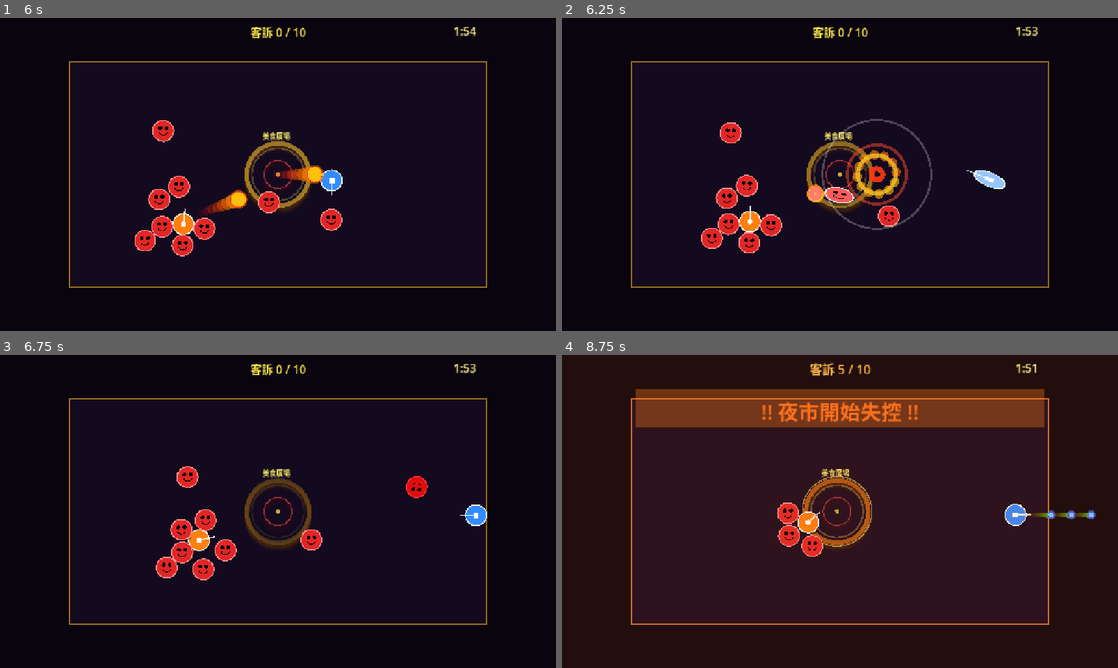
Above: before the commit, frames 1-4 (two rows, left to right).
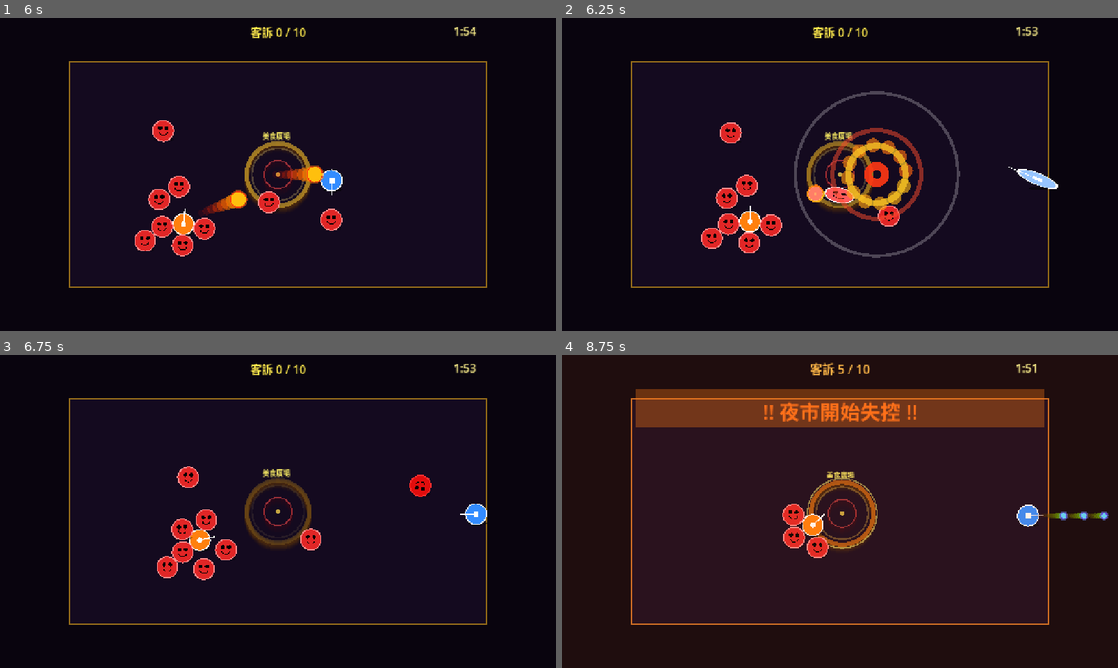
Above: after the commit, the same moments.

Repository: WatsonChen/chaotic-night-market-v2
Game: Godot game, scene res://scenes/main.tscn
Two runs of this game, one before a commit and one after it. Both use one fixed random seed, a clock stepped at 60 frames per second and the inputs below.
Inputs (mouse positions are in pixels of both pictures, inside the frame that each line leads up to):
- Up to frame 1 (6 s): tap Enter at 0.5 s; move the mouse to (400, 158) at 0.52 s; press the mouse at (400, 158) at 0.53 s; hold D (p1_right) 0.53-1.28 s; move the mouse to (166, 190) at 1.27 s; release the mouse at (166, 190) at 1.28 s; hold S (p1_down) 1.28-2.03 s; tap K (p2_down) at 1.35, 5.85 s; move the mouse to (333, 105) at 2.02 s; hold D (p1_right) 2.03-2.78 s; hold J (p2_left) 2.03-2.78 s; move the mouse to (250, 237) at 2.77 s; hold W (p1_up) 2.78-3.53 s; tap L (p2_right) at 2.85 s; move the mouse to (444, 221) at 3.52 s; hold Space (p2_shoot) 3.53-4.28 s; hold A (p1_left) 3.53-5.03 s; move the mouse to (111, 127) at 4.27 s; tap I (p2_up) at 4.35 s; move the mouse to (305, 174) at 5.02 s; press the mouse at (305, 174) at 5.03 s; hold S (p1_down) 5.03-5.78 s; move the mouse to (194, 96) at 5.77 s; release the mouse at (194, 96) at 5.78 s; hold D (p1_right) from 5.78 s (still down)
- Up to frame 2 (6.25 s): keep holding D (p1_right)
- Up to frame 3 (6.75 s): move the mouse to (400, 495) at 6.52 s; release D (p1_right) at 6.53 s; hold W (p1_up) from 6.53 s (still down); hold J (p2_left) from 6.53 s (still down)
- Up to frame 4 (8.75 s): move the mouse to (728, 527) at 7.27 s; release W (p1_up) at 7.28 s; release J (p2_left) at 7.28 s; hold D (p1_right) 7.28-8.03 s; tap L (p2_right) at 7.35 s; move the mouse to (895, 442) at 8.02 s; hold S (p1_down) from 8.03 s (still down); hold Space (p2_shoot) from 8.03 s (still down)

Frame 1 is identical in both runs. In frame 2, 4.1% of the frame differs, in the area x 41-90%, y 23-77%; in frame 3, 0.6%; in frame 4, 3.2%.

Commit message:
放大：Friendly Fire 後果與連鎖物理，讓誤傷更誇張
Co-Authored-By: Claude Sonnet 4.6 <noreply@anthropic.com>

Diff:
--- a/scripts/enemy.gd
+++ b/scripts/enemy.gd
@@ -32,11 +32,14 @@
 const SEP_FORCE         = 120.0
 
 # ── 擊飛參數（快速調整區）────────────────────────
-const FLY_DECEL          = 1.3    # ↓ 2.2 → 1.3：減速更慢，飛得更遠
-const FLY_STOP_THRESH    = 38.0   # ↓ 60 → 38：速度更低才停下
-const CHAIN_TOUCH_DIST   = RADIUS * 2.0 + 8.0   # 56px
-const CHAIN_SPEED_RATIO  = 0.72   # ↑ 0.62 → 0.72：連鎖保留更多速度
-const CHAIN_PLAYER_FORCE = 540.0  # ↑ 380 → 540：連鎖更用力推玩家
+const FLY_DECEL        = 1.3    # ↓ 2.2 → 1.3：減速更慢，飛得更遠
+const FLY_STOP_THRESH  = 38.0   # ↓ 60 → 38：速度更低才停下
+const CHAIN_TOUCH_DIST = RADIUS * 2.0 + 8.0   # 56px
+
+# ── 連鎖碰撞參數（export 可在 Inspector 即時調整）──
+@export_group("Chain Collision")
+@export var chain_speed_ratio  : float = 0.84   # ↑ 0.72 → 0.84：每跳保留更多速度，鏈更長
+@export var chain_player_ratio : float = 0.80   # NEW：敵人飛行速度 × 比例 → 玩家擊退力（速度越快推越狠）
 
 # ── 混亂移動參數 ─────────────────────────────────
 const CHAOS_SPEED        = 130.0  # 混亂狀態移動速度（px/s）
@@ -161,14 +164,15 @@
 			continue
 		if global_position.distance_to(other.global_position) < CHAIN_TOUCH_DIST:
 			_chain_hit_bodies.append(other)
-			other.take_hit(_hit_vel.normalized(), _hit_vel.length() * CHAIN_SPEED_RATIO)
+			other.take_hit(_hit_vel.normalized(), _hit_vel.length() * chain_speed_ratio)
 
 	for player in get_tree().get_nodes_in_group("players"):
 		if _chain_hit_bodies.has(player):
 			continue
 		if global_position.distance_to(player.global_position) < RADIUS + 24.0 + 8.0:
 			_chain_hit_bodies.append(player)
-			player.apply_knockback(_hit_vel.normalized(), CHAIN_PLAYER_FORCE)
+			# 速度比例：飛得越快推玩家越狠（不再固定值）
+			player.apply_knockback(_hit_vel.normalized(), _hit_vel.length() * chain_player_ratio)
 
 
 # ── 淡出消失（速度停下後才呼叫）────────────────────
--- a/scripts/player.gd
+++ b/scripts/player.gd
@@ -25,7 +25,6 @@
 const SPEED           = 200.0
 const RADIUS          = 24.0
 const KNOCKBACK_DECAY = 3.8   # ↓ 從 6.5 降低：衰減更慢，飛得更遠
-const KNOCKBACK_MAX   = 2800.0
 const PUSH_DECAY      = 5.0
 const PUSH_MAX        = 280.0
 const STUN_DURATION   = 0.38
@@ -69,6 +68,20 @@
 #   友火擊退力   2200 / 850  = 2.6×   ← P2 burst×3 可追上
 #   子彈半徑     18.0 / 7.0  = 2.6×   ← P1 碰撞面積大
 
+# ── Friendly Fire 放大參數 ────────────────────────
+@export_group("Friendly Fire")
+@export var ff_knockback_multiplier  : float   = 1.5    # ← 友火擊退力乘數（1.5 = +50%）
+@export var knockback_max            : float   = 4500.0 # ← 擊退速度上限（需 ≥ P1 knockback × multiplier）
+@export var ff_hit_stop_frames       : int     = 5      # ← 友火 hit stop 幀數（60fps×5 ≈ 0.08s）
+@export var ff_effect_scale          : float   = 1.5    # ← 友火爆炸特效倍率（150%）
+@export var ff_squash_x              : float   = 2.65   # ← 命中壓扁 X（越大越扁）
+@export var ff_squash_y              : float   = 0.18   # ← 命中壓扁 Y（越小越扁）
+@export var ff_stretch_x             : float   = 0.38   # ← 彈回拉伸 X（越小越細）
+@export var ff_stretch_y             : float   = 2.15   # ← 彈回拉伸 Y（越大越長）
+@export var ff_knockback_hit_thresh  : float   = 350.0  # ← 擊退速度超過此值才偵測碰撞（px/s）
+@export var ff_chain_enemy_ratio     : float   = 0.55   # ← 被擊退玩家撞飛敵人的速度比
+@export var ff_chain_player_ratio    : float   = 0.72   # ← 被擊退玩家撞飛隊友的速度比
+
 # ── 中央壓力區（Pressure Zone）─────────────────────
 # 數值由 main.gd 透過 zone_complaint_count 更新
 @export_group("Pressure Zone")
@@ -120,7 +133,7 @@
 		burst_count      = 1
 		proj_radius      = 18.0
 		proj_speed       = 320.0
-		proj_knockback   = 2200.0
+		proj_knockback   = 2200.0 * ff_knockback_multiplier  # 預設 → 3300
 		proj_enemy_speed = 1000.0
 		proj_hit_stop    = 5
 		proj_color       = Color(1.0, 0.75, 0.05)   # 橙黃
@@ -132,7 +145,7 @@
 		burst_delay      = 0.075  # 連射每發間隔
 		proj_radius      = 7.0
 		proj_speed       = 560.0
-		proj_knockback   = 850.0
+		proj_knockback   = 850.0 * ff_knockback_multiplier  # 預設 → 1275
 		proj_enemy_speed = 500.0
 		proj_hit_stop    = 2
 		proj_color       = Color(0.35, 0.85, 1.0)   # 青藍
@@ -225,15 +238,19 @@
 
 	move_and_slide()
 
-	# ── 擊退中高速撞飛敵人（連鎖效果）──────────────────
-	# 只有擊退速度夠大才偵測，避免正常移動誤觸
-	const KNOCKBACK_HIT_THRESH = 350.0
-	const KNOCKBACK_HIT_RANGE  = RADIUS + 28.0   # 玩家半徑 + 敵人半徑 + 緩衝
-	if _knockback.length() > KNOCKBACK_HIT_THRESH:
+	# ── 擊退中高速撞飛敵人 & 隊友（無限連鎖）──────────
+	const KNOCKBACK_HIT_RANGE = RADIUS + 28.0   # 玩家半徑 + 對方半徑 + 緩衝
+	if _knockback.length() > ff_knockback_hit_thresh:
+		# 撞飛敵人
 		for enemy in get_tree().get_nodes_in_group("enemies"):
 			if global_position.distance_to(enemy.global_position) < KNOCKBACK_HIT_RANGE:
-				var fly_spd = _knockback.length() * 0.55
-				enemy.take_hit(_knockback.normalized(), fly_spd, player_index)
+				enemy.take_hit(_knockback.normalized(), _knockback.length() * ff_chain_enemy_ratio, player_index)
+		# 撞飛隊友（新：玩家→玩家連鎖）
+		for other in get_tree().get_nodes_in_group("players"):
+			if other == self:
+				continue
+			if global_position.distance_to(other.global_position) < KNOCKBACK_HIT_RANGE:
+				other.apply_knockback(_knockback.normalized(), _knockback.length() * ff_chain_player_ratio)
 
 	_clamp_to_arena()
 
@@ -275,7 +292,7 @@
 # ── 供 projectile.gd：友火擊退 + 昏厥 ───────────
 
 func apply_knockback(dir: Vector2, force: float) -> void:
-	_knockback = (_knockback + dir * force).limit_length(KNOCKBACK_MAX)
+	_knockback = (_knockback + dir * force).limit_length(knockback_max)
 	_start_hit_reaction()
 
 
@@ -287,8 +304,8 @@
 
 	_display_scale = Vector2.ONE
 	_hit_reaction_tween = create_tween()
-	_hit_reaction_tween.tween_property(self, "_display_scale", Vector2(2.10, 0.28), 0.05)
-	_hit_reaction_tween.tween_property(self, "_display_scale", Vector2(0.55, 1.70), 0.09)
+	_hit_reaction_tween.tween_property(self, "_display_scale", Vector2(ff_squash_x,  ff_squash_y),  0.05)
+	_hit_reaction_tween.tween_property(self, "_display_scale", Vector2(ff_stretch_x, ff_stretch_y), 0.09)
 	_hit_reaction_tween.tween_property(self, "_display_scale", Vector2(1.20, 0.82), 0.09)
 	_hit_reaction_tween.tween_property(self, "_display_scale", Vector2(0.90, 1.12), 0.07)
 	_hit_reaction_tween.tween_property(self, "_display_scale", Vector2(1.0,  1.0),  0.09)
@@ -312,10 +329,12 @@
 	proj.shooter         = self
 	proj.proj_radius     = proj_radius
 	proj.proj_speed      = proj_speed
-	proj.player_knockback = proj_knockback
-	proj.enemy_fly_speed  = proj_enemy_speed
-	proj.hit_stop_frames  = proj_hit_stop
-	proj.proj_color       = proj_color
+	proj.player_knockback    = proj_knockback
+	proj.enemy_fly_speed     = proj_enemy_speed
+	proj.hit_stop_frames     = proj_hit_stop
+	proj.proj_color          = proj_color
+	proj.ff_hit_stop_frames  = ff_hit_stop_frames
+	proj.ff_hit_effect_scale = ff_effect_scale
 
 	container.add_child(proj)
 	proj.global_position = global_position + dir.normalized() * (RADIUS + proj_radius + 4.0)
@@ -338,7 +357,7 @@
 
 	_display_scale.x = clamp(_display_scale.x, 0.40, 2.40)
 	_display_scale.y = clamp(_display_scale.y, 0.40, 2.40)
-	_knockback = _knockback.limit_length(KNOCKBACK_MAX)
+	_knockback = _knockback.limit_length(knockback_max)
 	_push = _push.limit_length(PUSH_MAX)
 	_clamp_to_arena()
 
--- a/scripts/projectile.gd
+++ b/scripts/projectile.gd
@@ -16,12 +16,16 @@
 # ===================================================
 
 # ── 可注入參數（預設值 = 原始規格，未設定時行為不變）
-var proj_radius      : float = 12.0
-var proj_speed       : float = 400.0
-var player_knockback : float = 950.0
-var enemy_fly_speed  : float = 420.0
-var hit_stop_frames  : int   = 2
-var proj_color       : Color = Color(1.0, 0.92, 0.1)
+var proj_radius          : float = 12.0
+var proj_speed           : float = 400.0
+var player_knockback     : float = 950.0
+var enemy_fly_speed      : float = 420.0
+var hit_stop_frames      : int   = 2
+var proj_color           : Color = Color(1.0, 0.92, 0.1)
+
+# ── 友火專屬（由 player.gd 注入）────────────────────
+var ff_hit_stop_frames   : int   = 5    # ← 友火 hit stop 幀數（≈0.08s @ 60fps）
+var ff_hit_effect_scale  : float = 1.5  # ← 友火爆炸特效倍率（150%）
 
 const LIFETIME           = 3.0
 const SHOOTER_GRACE_TIME = 0.15
@@ -123,9 +127,9 @@
 
 	elif body.is_in_group("players"):
 		_dead = true
-		_spawn_hit_effect(true, 1.0)
+		_spawn_hit_effect(true, ff_hit_effect_scale)          # 友火特效放大
 		body.apply_knockback(direction.normalized(), player_knockback)
-		_do_hit_stop_and_free(hit_stop_frames + 1)   # 打到玩家多 1 幀強調
+		_do_hit_stop_and_free(ff_hit_stop_frames)              # 友火專屬 hit stop
 
 func _spawn_hit_effect(is_player: bool, scale: float) -> void:
 	var fx = Node2D.new()
